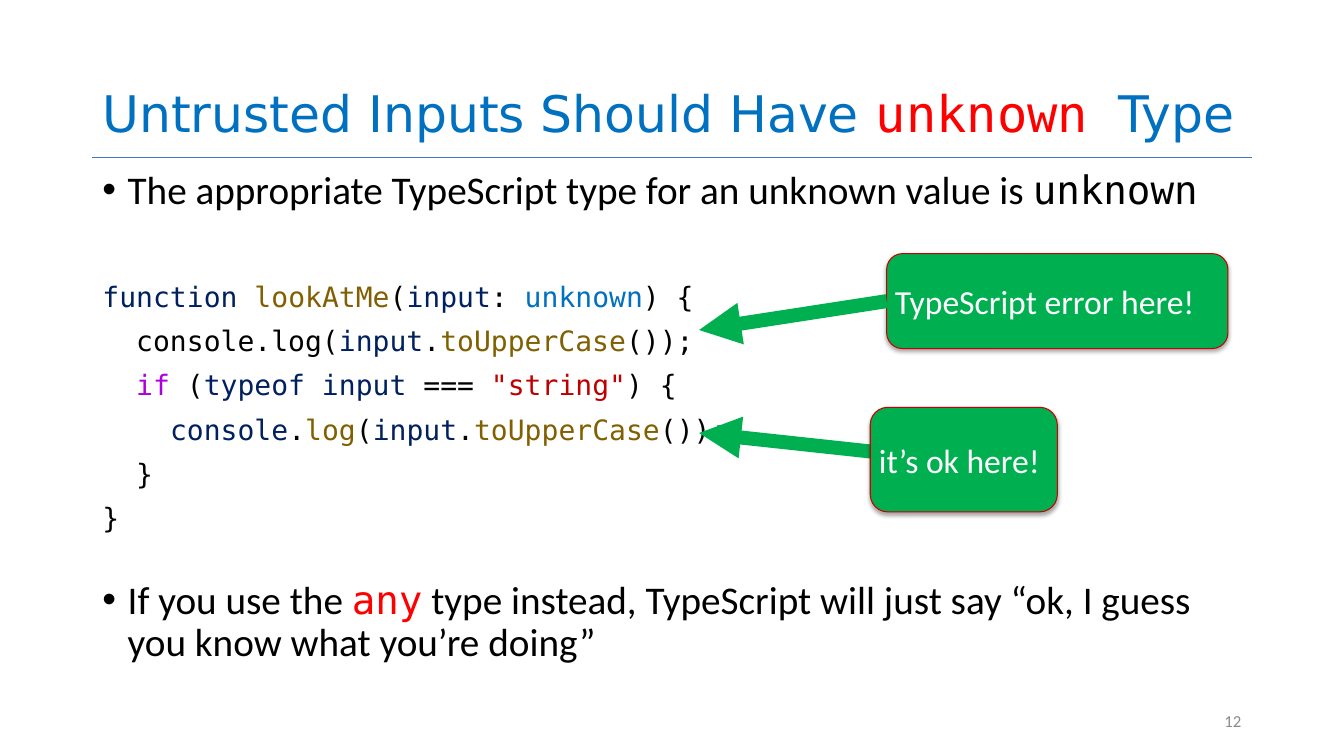
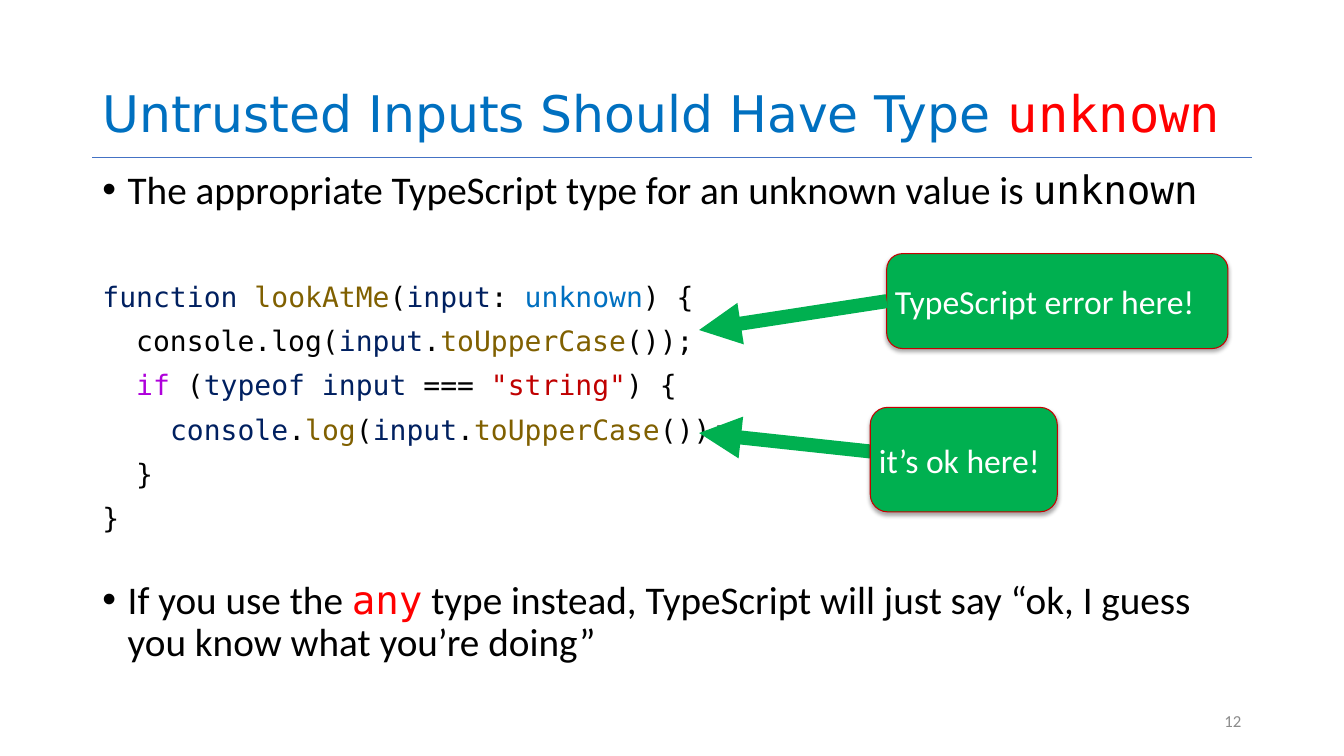
Before and after one commit to rimshaTest/CS4530-Spring-2026, a slide deck: slide 12 of Slides/Module 03.1 Trusting TypeScript.pptx. Drawn at 1344x756 pixels with LibreOffice and Linux fonts; fonts in the diff are those of the drawing. Boxes give left, top, right and bottom in pixels: in the first picture for what was removed or moved away, otherwise in the second. Text is boxed around its words. In the diff, an @@ line names an element or a change of style, - is before the commit and + after.

```diff
--- a/Slides/Module 03.1 Trusting TypeScript.pptx
+++ b/Slides/Module 03.1 Trusting TypeScript.pptx
@@ title at (x1=102, y1=93, x2=1220, y2=143): text changed @@
-Untrusted Inputs Should Have unknown Type
+Untrusted Inputs Should Have Type unknown
```
Also in this commit, not shown: 1 other slide changed, 4 other files.
